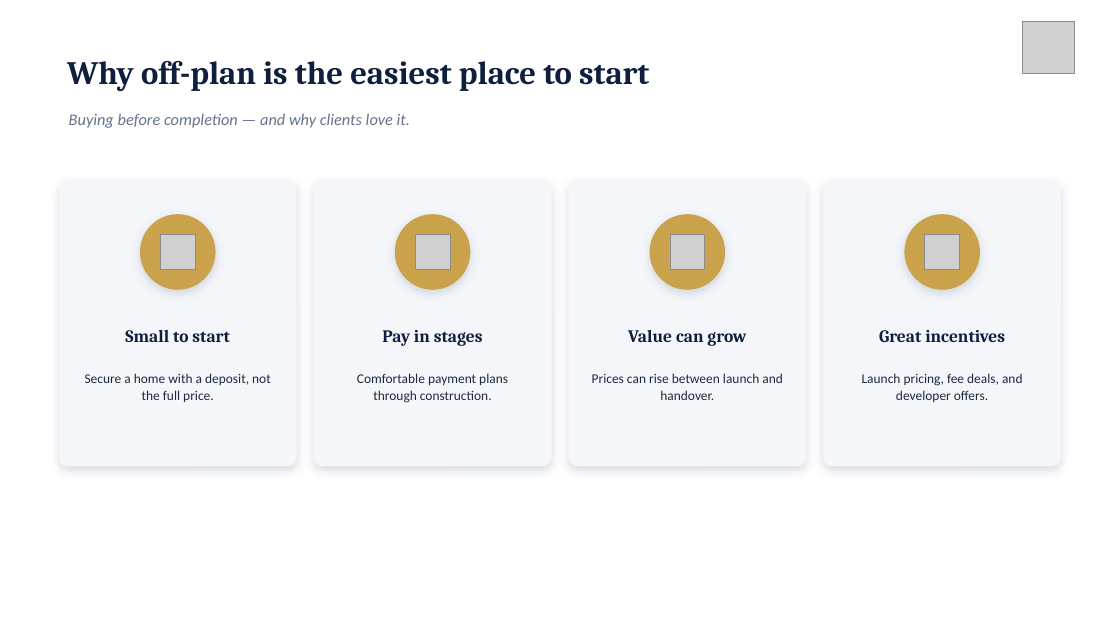
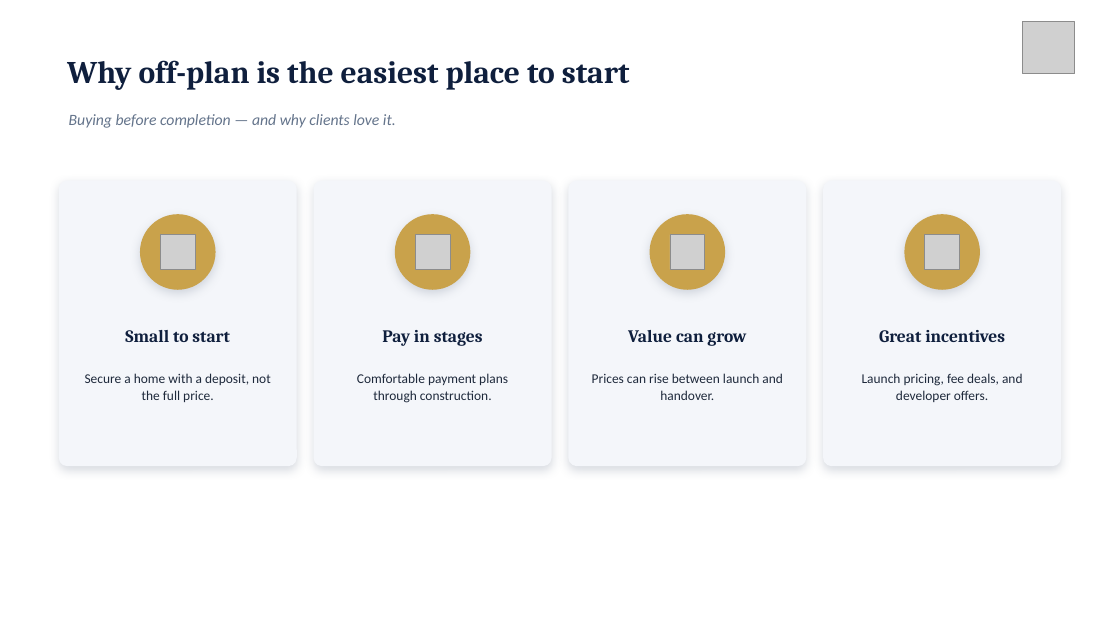
Before and after one commit to MWareth/openai-startup-name-generator, a slide deck: slide 11 of bridges-allies/BridgesAllies_OffPlan_Training_Day1.pptx (slide 10 before the commit). Drawn at 1120x630 pixels with LibreOffice and Linux fonts; fonts in the diff are those of the drawing; grey boxes stand for pictures. Boxes give left, top, right and bottom in pixels: in the first picture for what was removed or moved away, otherwise in the second. Text is boxed around its words. In the diff, an @@ line names an element or a change of style, - is before the commit and + after.

```diff
--- a/bridges-allies/BridgesAllies_OffPlan_Training_Day1.pptx
+++ b/bridges-allies/BridgesAllies_OffPlan_Training_Day1.pptx
@@ text "Why off-plan is the easiest ..." at <box>67,60,630,90</box>: size 28 to 27 pt @@
@@ text "Buying before completion — and ..." at <box>69,114,396,128</box>: size 14 to 13.5 pt @@
```
Also in this commit, not shown: 11 other slides changed, 11 slides added, 1 slide removed, 1 other file.
